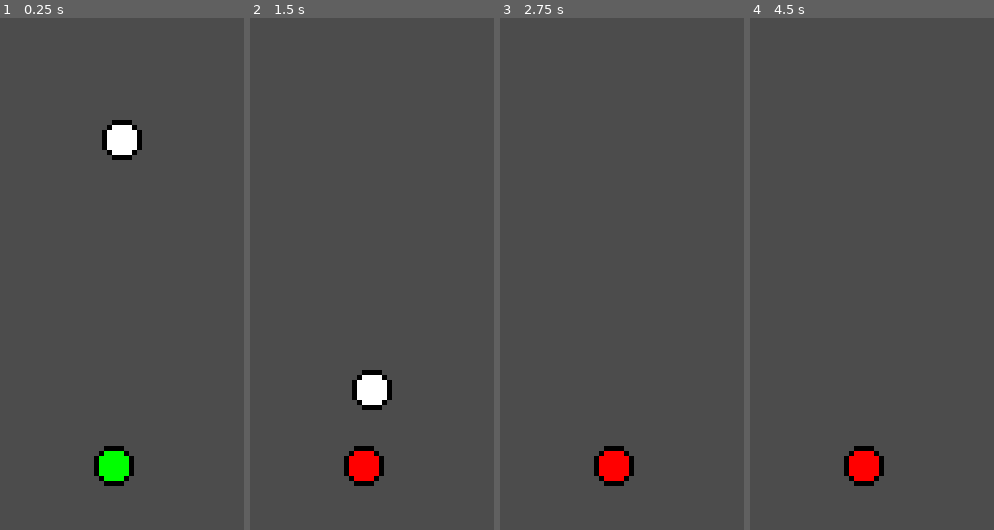
Above: before the commit, frames 1-4 (left to right).
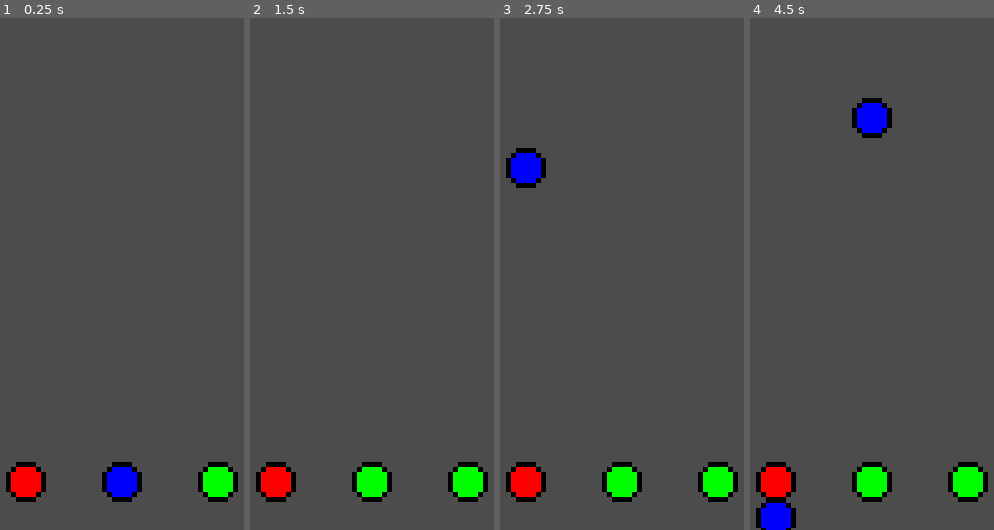
Above: after the commit, the same moments.

Repository: armancs12/RPS
Game: Godot game, scene res://scenes/Game.tscn
Two runs of this game, one before a commit and one after it. Both use one fixed random seed, a clock stepped at 60 frames per second and the inputs below. The project has no main scene, so this scene is started directly.
Inputs (mouse positions are in pixels of both pictures, inside the frame that each line leads up to):
- Up to frame 1 (0.25 s): no input
- Up to frame 2 (1.5 s): move the mouse to (364, 468) at 0.52 s; click (364, 468) at 0.67 s; move the mouse to (313, 299) at 1.27 s; click (313, 299) at 1.42 s
- Up to frame 3 (2.75 s): move the mouse to (651, 161) at 2.02 s; click (651, 161) at 2.17 s
- Up to frame 4 (4.5 s): move the mouse to (857, 376) at 2.77 s; click (857, 376) at 2.92 s; move the mouse to (957, 350) at 3.52 s; click (957, 350) at 3.67 s; move the mouse to (786, 197) at 4.27 s; click (786, 197) at 4.42 s

The runs differ from the first frame. In frame 1, 4.7% of the frame differs, in the area x 2-98%, y 19-95%; in frame 2, 4.7%; in frame 3, 4.7%; in frame 4, 5.5%, in the area x 2-98%, y 15-100%.

Commit message:
EnemyHandGenerator created and Objects' positions has been set.

Diff:
--- a/objects/EnemyHand/EnemyHand.gd
+++ b/objects/EnemyHand/EnemyHand.gd
@@ -1,10 +1,16 @@
 extends Hand
 
-export var speed: float
+export var speed: float = 200
 export var dir: Vector2
 
 func _enter_tree():
+	randomize()
+	#Set random x pos in 3 lanes
+	var laneWidth = (get_viewport().size.x / 3)
+	position.x = laneWidth * floor(rand_range(1, 4)) - (laneWidth / 2)
+
 	index = floor(rand_range(0,3))
+	getHand(index)
 
 func _physics_process(delta):
 	move_local_y(speed * delta)
--- /dev/null
+++ b/objects/EnemyHandGenerator/EnemyHandGenerator.gd
@@ -0,0 +1,18 @@
+extends Node
+
+var timer:Timer
+var enemyHand = preload("res://objects/EnemyHand/EnemyHand.tscn")
+
+func _enter_tree():
+	timer = createTimer(2)
+	timer.connect("timeout", self, "onTimeout")
+
+func createTimer(var time: float) -> Timer:
+	var timer = Timer.new()
+	add_child(timer);
+	timer.start(time)
+	return timer
+
+func onTimeout():
+	#Create Enemy Hand object instance
+	add_child(enemyHand.instance())
--- /dev/null
+++ b/objects/EnemyHandGenerator/EnemyHandGenerator.tscn
@@ -0,0 +1,3 @@
+[gd_scene format=2]
+
+[node name="EnemyHandGenerator" type="Node"]
--- a/objects/PlayerHand/ChangeHandRequests.gd
+++ b/objects/PlayerHand/ChangeHandRequests.gd
@@ -10,6 +10,5 @@
 	for child in get_children():
 		child.connect("changeHand", self, "onChangeHand")
 
-
 func onChangeHand():
 	emit_signal("changeHand")
--- a/scenes/Game.tscn
+++ b/scenes/Game.tscn
@@ -1,14 +1,21 @@
-[gd_scene load_steps=3 format=2]
+[gd_scene load_steps=4 format=2]
 
 [ext_resource path="res://objects/PlayerHand/PlayerHand.tscn" type="PackedScene" id=1]
-[ext_resource path="res://objects/EnemyHand/EnemyHand.tscn" type="PackedScene" id=2]
+[ext_resource path="res://objects/EnemyHandGenerator/EnemyHandGenerator.tscn" type="PackedScene" id=2]
+[ext_resource path="res://objects/EnemyHandGenerator/EnemyHandGenerator.gd" type="Script" id=3]
 
 [node name="Game" type="Node2D"]
 
 [node name="PlayerHand" parent="." instance=ExtResource( 1 )]
-position = Vector2( 136, 448 )
+position = Vector2( 48, 464 )
+index = 0
+
+[node name="PlayerHand2" parent="." instance=ExtResource( 1 )]
+position = Vector2( 144, 464 )
+
+[node name="PlayerHand3" parent="." instance=ExtResource( 1 )]
+position = Vector2( 240, 464 )
 index = 2
 
-[node name="EnemyHand" parent="." instance=ExtResource( 2 )]
-position = Vector2( 144, 72 )
-speed = 200.0
+[node name="EnemyHandGenerator" type="Node" parent="." instance=ExtResource( 2 )]
+script = ExtResource( 3 )
